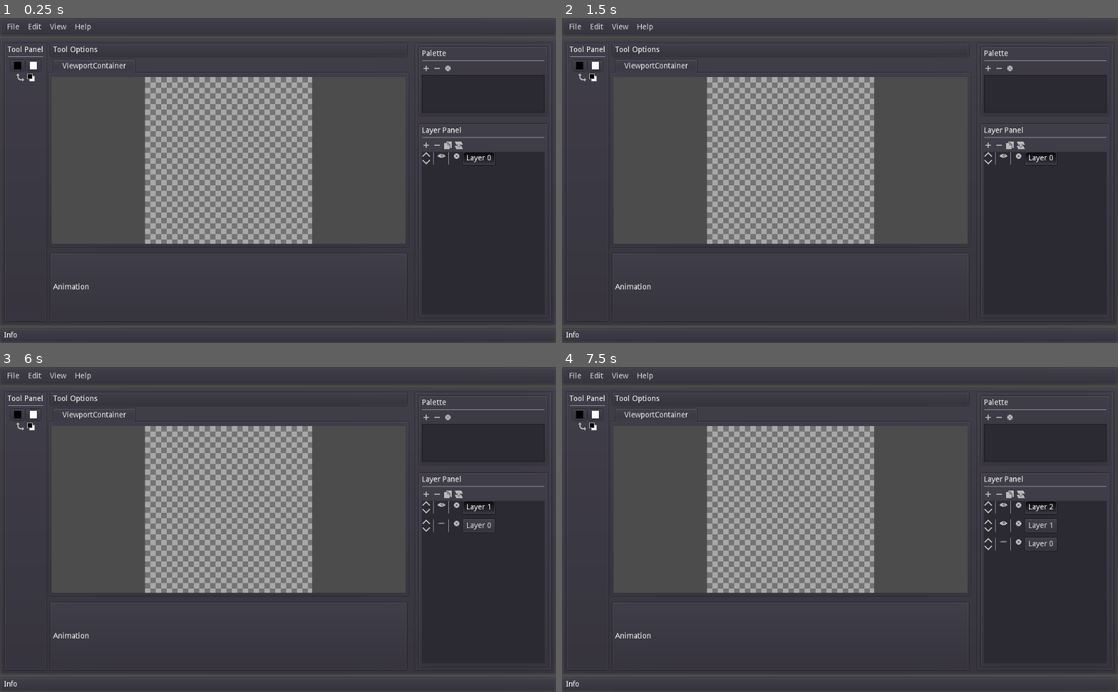
Above: before the commit, frames 1-4 (two rows, left to right).
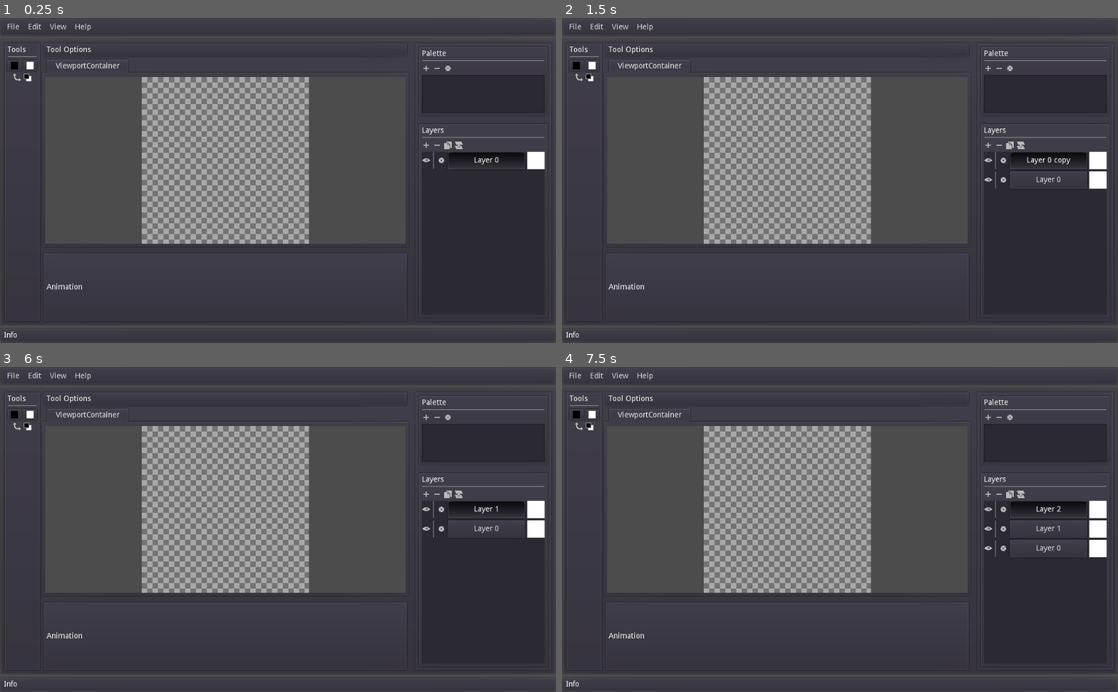
Above: after the commit, the same moments.

Repository: CatlockGames/Lattice
Game: Godot game, scene res://scenes/Lattice.tscn
The game is run twice, just before and just after one commit, with the same random seed, the same clock (stepped at 60 frames per second) and the same inputs.
Inputs (mouse positions are in pixels of both pictures, inside the frame that each line leads up to; where the layout moved, square brackets give the same spot in the first picture):
- Up to frame 1 (0.25 s): no input
- Up to frame 2 (1.5 s): click (1012, 70) at 0.5 s; click (1012, 144) at 1.25 s
- Up to frame 3 (6 s): click (461, 493) at 2 s; click (428, 503) at 2.77 s; click (428, 510) [439, 506] at 3.5 s; click (428, 510) at 4.27 s; click "Layer 0" at 5 s; click (428, 493) at 5.75 s
- Up to frame 4 (7.5 s): click "Layer 1" at 6.5 s; click (990, 493) at 7.25 s

The runs differ from the first frame. In frame 1, 10% of the frame differs, in the area x 2-98%, y 8-84%; in frame 2, 11%; in frame 3, 11%; in frame 4, 11%.

Commit message:
remove up/down and add duplicate, merge, and preview

Diff:
--- a/scenes/Lattice.tscn
+++ b/scenes/Lattice.tscn
@@ -85,44 +85,41 @@
 margin_bottom = 523.0
 
 [node name="ToolPanel" type="PanelContainer" parent="UI/MainPanel/Main"]
-editor/display_folded = true
-margin_right = 80.0
+margin_right = 68.0
 margin_bottom = 516.0
 script = ExtResource( 1 )
 
 [node name="Tools" type="VBoxContainer" parent="UI/MainPanel/Main/ToolPanel"]
-editor/display_folded = true
-margin_left = 7.0
-margin_top = 7.0
-margin_right = 73.0
+margin_left = 7.0
+margin_top = 7.0
+margin_right = 61.0
 margin_bottom = 509.0
 
 [node name="Label" type="Label" parent="UI/MainPanel/Main/ToolPanel/Tools"]
-margin_right = 66.0
+margin_right = 54.0
 margin_bottom = 14.0
-text = "Tool Panel"
+text = "Tools"
 
 [node name="HSeparator" type="HSeparator" parent="UI/MainPanel/Main/ToolPanel/Tools"]
 margin_top = 18.0
-margin_right = 66.0
+margin_right = 54.0
 margin_bottom = 22.0
 
 [node name="FGBG" type="HBoxContainer" parent="UI/MainPanel/Main/ToolPanel/Tools"]
 editor/display_folded = true
 margin_top = 26.0
-margin_right = 66.0
+margin_right = 54.0
 margin_bottom = 46.0
 alignment = 1
 
 [node name="Foreground" type="ColorPickerButton" parent="UI/MainPanel/Main/ToolPanel/Tools/FGBG"]
-margin_left = 6.0
-margin_right = 31.0
+margin_right = 25.0
 margin_bottom = 20.0
 rect_min_size = Vector2( 25, 20 )
 
 [node name="Background" type="ColorPickerButton" parent="UI/MainPanel/Main/ToolPanel/Tools/FGBG"]
-margin_left = 35.0
-margin_right = 60.0
+margin_left = 29.0
+margin_right = 54.0
 margin_bottom = 20.0
 rect_min_size = Vector2( 25, 20 )
 color = Color( 1, 1, 1, 1 )
@@ -130,24 +127,24 @@
 [node name="Buttons" type="HBoxContainer" parent="UI/MainPanel/Main/ToolPanel/Tools"]
 editor/display_folded = true
 margin_top = 50.0
-margin_right = 66.0
+margin_right = 54.0
 margin_bottom = 66.0
 alignment = 1
 
 [node name="Swap" type="TextureButton" parent="UI/MainPanel/Main/ToolPanel/Tools/Buttons"]
-margin_left = 15.0
-margin_right = 31.0
+margin_left = 9.0
+margin_right = 25.0
 margin_bottom = 16.0
 texture_normal = ExtResource( 2 )
 
 [node name="BW" type="TextureButton" parent="UI/MainPanel/Main/ToolPanel/Tools/Buttons"]
-margin_left = 35.0
-margin_right = 51.0
+margin_left = 29.0
+margin_right = 45.0
 margin_bottom = 16.0
 texture_normal = ExtResource( 3 )
 
 [node name="HSplitContainer" type="HSplitContainer" parent="UI/MainPanel/Main"]
-margin_left = 84.0
+margin_left = 72.0
 margin_right = 1010.0
 margin_bottom = 516.0
 size_flags_horizontal = 3
@@ -155,19 +152,19 @@
 
 [node name="Center" type="VBoxContainer" parent="UI/MainPanel/Main/HSplitContainer"]
 editor/display_folded = true
-margin_right = 660.0
+margin_right = 672.0
 margin_bottom = 516.0
 size_flags_horizontal = 3
 
 [node name="ToolOptionsPanel" type="PanelContainer" parent="UI/MainPanel/Main/HSplitContainer/Center"]
 editor/display_folded = true
-margin_right = 660.0
+margin_right = 672.0
 margin_bottom = 28.0
 
 [node name="ToolOptions" type="HBoxContainer" parent="UI/MainPanel/Main/HSplitContainer/Center/ToolOptionsPanel"]
 margin_left = 7.0
 margin_top = 7.0
-margin_right = 653.0
+margin_right = 665.0
 margin_bottom = 21.0
 
 [node name="Label" type="Label" parent="UI/MainPanel/Main/HSplitContainer/Center/ToolOptionsPanel/ToolOptions"]
@@ -177,13 +174,13 @@
 
 [node name="VSplitContainer" type="VSplitContainer" parent="UI/MainPanel/Main/HSplitContainer/Center"]
 margin_top = 32.0
-margin_right = 660.0
+margin_right = 672.0
 margin_bottom = 516.0
 size_flags_vertical = 3
 split_offset = -100
 
 [node name="TabContainer" type="TabContainer" parent="UI/MainPanel/Main/HSplitContainer/Center/VSplitContainer"]
-margin_right = 660.0
+margin_right = 672.0
 margin_bottom = 344.0
 size_flags_horizontal = 3
 size_flags_vertical = 3
@@ -202,7 +199,7 @@
 stretch = true
 
 [node name="Viewport" type="Viewport" parent="UI/MainPanel/Main/HSplitContainer/Center/VSplitContainer/TabContainer/ViewportContainer"]
-size = Vector2( 652, 308 )
+size = Vector2( 664, 308 )
 handle_input_locally = false
 render_target_update_mode = 3
 
@@ -224,14 +221,14 @@
 [node name="AnimationPanel" type="PanelContainer" parent="UI/MainPanel/Main/HSplitContainer/Center/VSplitContainer"]
 editor/display_folded = true
 margin_top = 356.0
-margin_right = 660.0
+margin_right = 672.0
 margin_bottom = 484.0
 
 [node name="Animation" type="HBoxContainer" parent="UI/MainPanel/Main/HSplitContainer/Center/VSplitContainer/AnimationPanel"]
 editor/display_folded = true
 margin_left = 7.0
 margin_top = 7.0
-margin_right = 653.0
+margin_right = 665.0
 margin_bottom = 121.0
 
 [node name="Label" type="Label" parent="UI/MainPanel/Main/HSplitContainer/Center/VSplitContainer/AnimationPanel/Animation"]
@@ -241,8 +238,8 @@
 text = "Animation"
 
 [node name="RightPanel" type="PanelContainer" parent="UI/MainPanel/Main/HSplitContainer"]
-margin_left = 672.0
-margin_right = 926.0
+margin_left = 684.0
+margin_right = 938.0
 margin_bottom = 516.0
 
 [node name="VSplitContainer" type="VSplitContainer" parent="UI/MainPanel/Main/HSplitContainer/RightPanel"]
@@ -327,7 +324,7 @@
 [node name="Label" type="Label" parent="UI/MainPanel/Main/HSplitContainer/RightPanel/VSplitContainer/LayerMenuPanel/LayerMenu"]
 margin_right = 226.0
 margin_bottom = 14.0
-text = "Layer Panel"
+text = "Layers"
 
 [node name="HSeparator" type="HSeparator" parent="UI/MainPanel/Main/HSplitContainer/RightPanel/VSplitContainer/LayerMenuPanel/LayerMenu"]
 margin_top = 18.0
@@ -378,7 +375,8 @@
 margin_bottom = 300.0
 
 [node name="Layers" type="VBoxContainer" parent="UI/MainPanel/Main/HSplitContainer/RightPanel/VSplitContainer/LayerMenuPanel/LayerMenu/LayerPanel/ScrollContainer"]
-custom_constants/separation = 10
+margin_right = 226.0
+size_flags_horizontal = 3
 
 [node name="InfoPanel" type="PanelContainer" parent="UI"]
 editor/display_folded = true
--- a/scenes/Layer.tscn
+++ b/scenes/Layer.tscn
@@ -1,14 +1,10 @@
-[gd_scene load_steps=10 format=2]
+[gd_scene load_steps=6 format=2]
 
 [ext_resource path="res://scripts/Layer.gd" type="Script" id=1]
-[ext_resource path="res://assets/graphics/layers/up.png" type="Texture" id=2]
-[ext_resource path="res://assets/graphics/layers/upPressed.png" type="Texture" id=3]
-[ext_resource path="res://assets/graphics/layers/down.png" type="Texture" id=4]
-[ext_resource path="res://assets/graphics/layers/downPressed.png" type="Texture" id=5]
-[ext_resource path="res://assets/graphics/layers/show.png" type="Texture" id=6]
-[ext_resource path="res://assets/graphics/layers/hide.png" type="Texture" id=7]
-[ext_resource path="res://assets/graphics/palette/settings.png" type="Texture" id=8]
-[ext_resource path="res://assets/graphics/palette/settingsPressed.png" type="Texture" id=9]
+[ext_resource path="res://assets/graphics/layers/show.png" type="Texture" id=2]
+[ext_resource path="res://assets/graphics/layers/hide.png" type="Texture" id=3]
+[ext_resource path="res://assets/graphics/palette/settings.png" type="Texture" id=4]
+[ext_resource path="res://assets/graphics/palette/settingsPressed.png" type="Texture" id=5]
 
 [node name="Layer" type="HBoxContainer"]
 margin_right = 252.0
@@ -16,62 +12,43 @@
 size_flags_horizontal = 3
 script = ExtResource( 1 )
 
-[node name="UpDown" type="VBoxContainer" parent="."]
-editor/display_folded = true
+[node name="Show" type="TextureButton" parent="."]
+margin_top = 4.0
 margin_right = 16.0
-margin_bottom = 24.0
-alignment = 1
-
-[node name="Up" type="TextureButton" parent="UpDown"]
-margin_right = 16.0
-margin_bottom = 10.0
+margin_bottom = 20.0
+size_flags_vertical = 4
+toggle_mode = true
 texture_normal = ExtResource( 2 )
 texture_pressed = ExtResource( 3 )
 
-[node name="Down" type="TextureButton" parent="UpDown"]
-margin_top = 14.0
-margin_right = 16.0
-margin_bottom = 24.0
-texture_normal = ExtResource( 4 )
-texture_pressed = ExtResource( 5 )
-
-[node name="VSeparator" type="VSeparator" parent="."]
+[node name="VSeparator2" type="VSeparator" parent="."]
 margin_left = 20.0
 margin_right = 24.0
 margin_bottom = 24.0
 rect_pivot_offset = Vector2( -825, 116 )
 
-[node name="Show" type="TextureButton" parent="."]
+[node name="Settings" type="TextureButton" parent="."]
 margin_left = 28.0
+margin_top = 4.0
 margin_right = 44.0
-margin_bottom = 24.0
-toggle_mode = true
-texture_normal = ExtResource( 6 )
-texture_pressed = ExtResource( 7 )
-
-[node name="VSeparator2" type="VSeparator" parent="."]
-margin_left = 48.0
-margin_right = 52.0
-margin_bottom = 24.0
-rect_pivot_offset = Vector2( -825, 116 )
-
-[node name="Settings" type="TextureButton" parent="."]
-margin_left = 56.0
-margin_right = 72.0
-margin_bottom = 24.0
-texture_normal = ExtResource( 8 )
-texture_pressed = ExtResource( 9 )
+margin_bottom = 20.0
+size_flags_vertical = 4
+texture_normal = ExtResource( 4 )
+texture_pressed = ExtResource( 5 )
 
 [node name="Name" type="Button" parent="."]
-margin_left = 76.0
-margin_right = 134.0
+margin_left = 48.0
+margin_right = 224.0
 margin_bottom = 24.0
+size_flags_horizontal = 3
 toggle_mode = true
 pressed = true
 text = "Layer 0"
+clip_text = true
 
-[node name="TextureRect" type="TextureRect" parent="."]
-margin_left = 138.0
-margin_right = 138.0
+[node name="Preview" type="TextureRect" parent="."]
+margin_left = 228.0
+margin_right = 252.0
 margin_bottom = 24.0
+rect_min_size = Vector2( 24, 24 )
 [connection signal="toggled" from="Show" to="." method="_on_Show_toggled"]
--- a/scripts/Canvas.gd
+++ b/scripts/Canvas.gd
@@ -18,7 +18,7 @@
 	background = get_node("../TransparentBackground")
 	background_scale = 10
 
-	size = Vector2(64, 64)
+	size = Vector2(16, 16)
 	layers = find_parent("Main").find_node("Layers")
 	_on_newLayer_pressed()
 
@@ -68,7 +68,8 @@
 	layer.init(layer_count - 1, size)
 	layers.move_child(layers.get_child(layer_count - 1), current_layer_index)
 	var curr_layer = layers.get_child(current_layer_index)
-	curr_layer.find_node("Name").connect("toggled", find_parent("Main").find_node("Canvas"), "_on_Name_toggled", [curr_layer])
+
+	curr_layer.find_node("Name").connect("toggled", self, "_on_Name_toggled", [curr_layer])
 	update_selected_layer()
 
 func _on_removeLayer_pressed():
@@ -78,19 +79,26 @@
 			current_layer_index = layers.get_child_count() - 1
 		layers.get_child(current_layer_index).get_node("Name").pressed = true
 
+func _on_duplicate_pressed():
+	var old_layer = layers.get_child(current_layer_index)
+	_on_newLayer_pressed()
+	var new_layer = layers.get_child(current_layer_index)
+	new_layer.image.copy_from(old_layer.image)
+	new_layer.changed = true
+	new_layer.get_node("Name").text = old_layer.get_node("Name").text + " copy"
+
+func _on_merge_pressed():
+	if current_layer_index != layers.get_child_count() - 1:
+		var old_layer = layers.get_child(current_layer_index)
+		layers.remove_child(old_layer)
+		var new_layer = layers.get_child(current_layer_index)
+		new_layer.get_node("Name").pressed = true
+		new_layer.image.blend_rect(old_layer.image, Rect2(Vector2.ZERO, size), Vector2.ZERO)
+		new_layer.changed = true
+
 func _on_Name_toggled(button_pressed: bool, layer: HBoxContainer):
 	if button_pressed:
 		current_layer_index = layer.get_index()
 		update_selected_layer()
 	elif !button_pressed && (current_layer_index == layer.get_index()):
-		layer.get_node("Name").pressed = true;
-
-func _on_duplicate_pressed():
-#	layers.add_child(layers.get_child(current_layer_index).duplicate(0))
-#	layers.move_child(layers.get_child(layers.get_child_count() - 1), current_layer_index)
-#	layers.get_child(current_layer_index).get_node("Name").text += " copy"
-#	update_selected_layer()
-	pass
-
-func _on_merge_pressed():
-	pass # Replace with function body.
+		layer.get_node("Name").pressed = true
--- a/scripts/Layer.gd
+++ b/scripts/Layer.gd
@@ -1,16 +1,19 @@
 extends HBoxContainer
 class_name Layer
 
+var size: Vector2
 var image: Image
 var texture: ImageTexture
 var show: bool
 var changed: bool
-var selected: bool
+var preview_image: Image
+var preview_texture: ImageTexture
 
 # Layer constructor
 # Creates a new layer with the given size
 # Optionally set the fill color, default to transparent
 func init(index: int, size: Vector2, fill := Color(1, 1, 1, 0)) -> void:
+	self.size = size
 	$Name.text = "Layer %d" % index
 	image = Image.new()
 	texture = ImageTexture.new()
@@ -20,6 +23,11 @@
 	texture.create_from_image(image, 0)
 	show = true
 	changed = false
+	preview_image = Image.new()
+	preview_image.create(size.x, size.y, false, Image.FORMAT_RGBA8)
+	preview_texture = ImageTexture.new()
+	preview_texture.create_from_image(preview_image, 0)
+	update_preview()
 
 # Sets the given pixel to the given color
 func set_pixel(x: int, y: int, color: Color) -> void:
@@ -33,6 +41,14 @@
 	if changed:
 		texture.set_data(image)
 		changed = false
+		update_preview()
+
+func update_preview() -> void:
+	preview_image.fill(Color.white)
+	preview_image.blend_rect(image, Rect2(Vector2.ZERO, size), Vector2.ZERO)
+	preview_texture.set_data(preview_image)
+	preview_texture.set_size_override(Vector2(32 * size.aspect(), 32))
+	$Preview.texture = preview_texture
 
 func _on_Show_toggled(button_pressed):
 	show = !button_pressed
